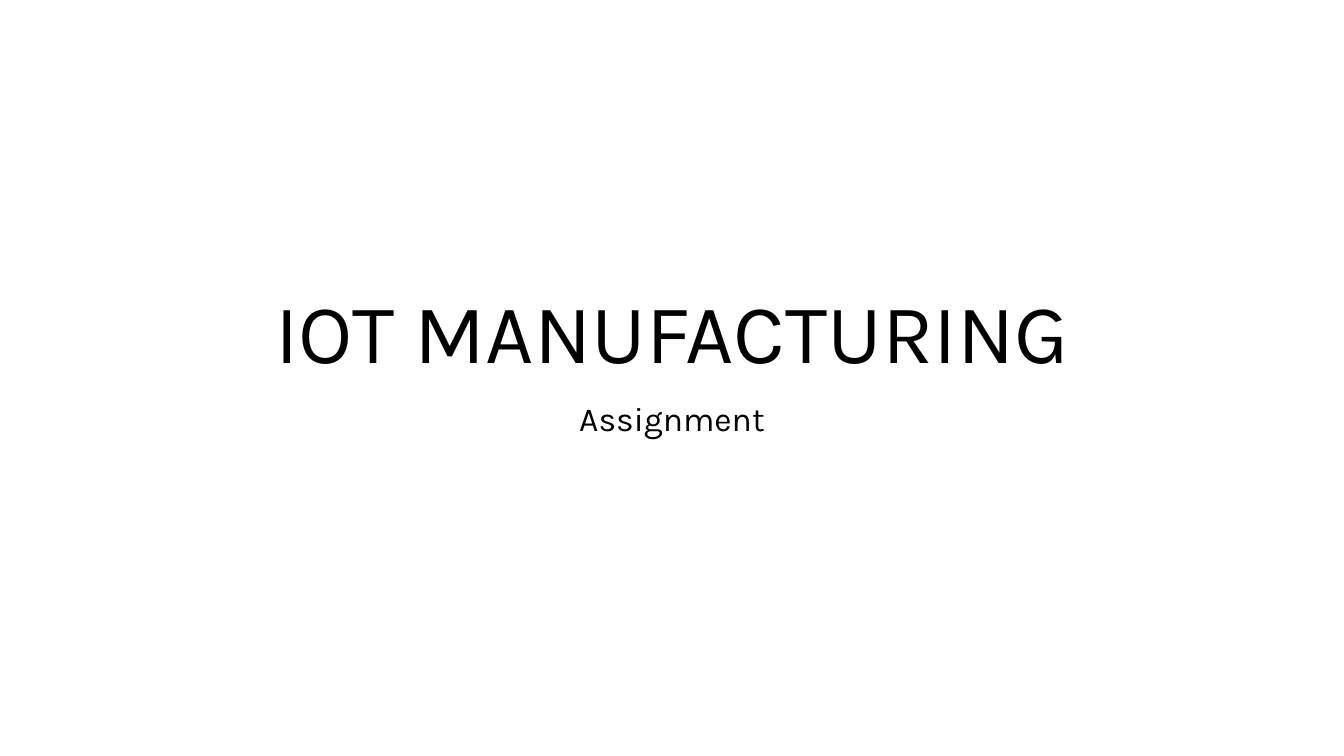
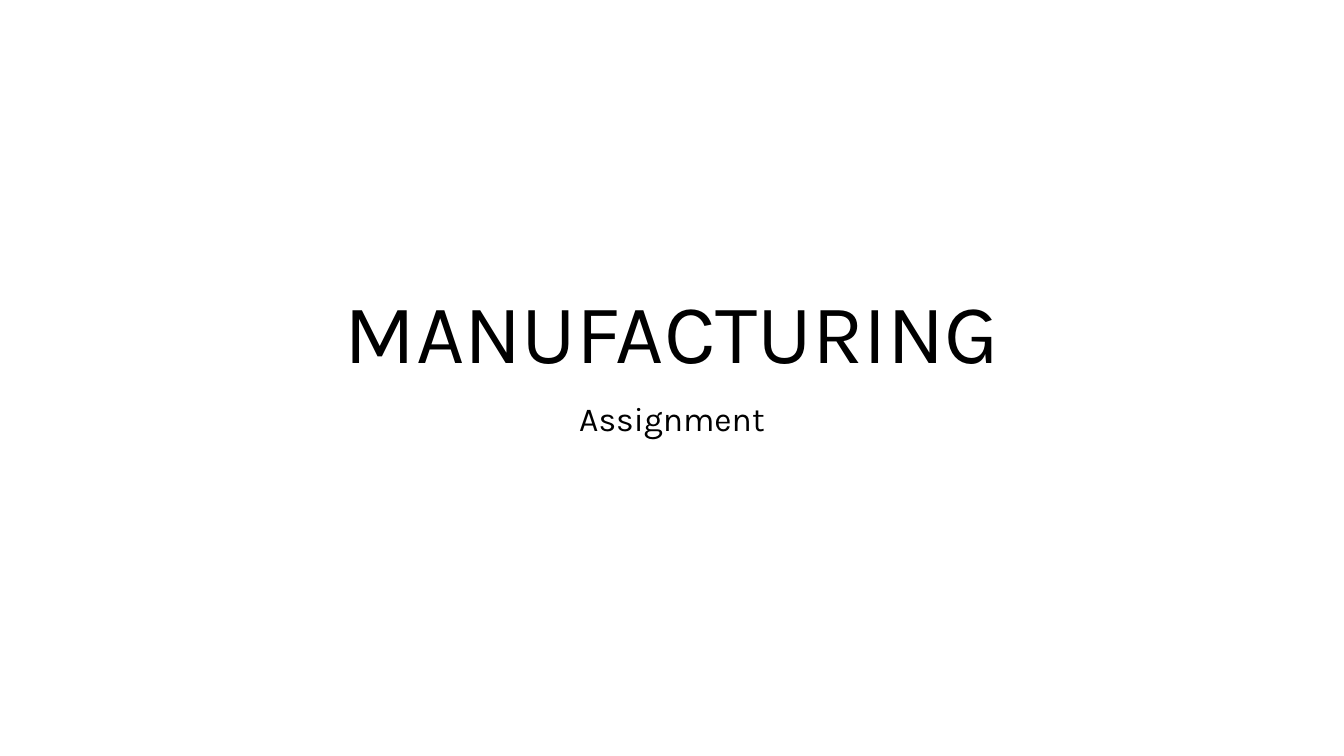
Before and after one commit to pankajkhara/advansys, a slide deck: slide 1 of docs/Assignment.pptx. Drawn at 1344x756 pixels with LibreOffice and Linux fonts; fonts in the diff are those of the drawing. Boxes give left, top, right and bottom in pixels: in the first picture for what was removed or moved away, otherwise in the second. Text is boxed around its words. In the diff, an @@ line names an element or a change of style, - is before the commit and + after.

```diff
--- a/docs/Assignment.pptx
+++ b/docs/Assignment.pptx
@@ title at (x1=345, y1=309, x2=999, y2=364): text changed @@
-IOT MANUFACTURING
+MANUFACTURING
```
Also in this commit, not shown: 3 other slides changed, 1 slide added.
